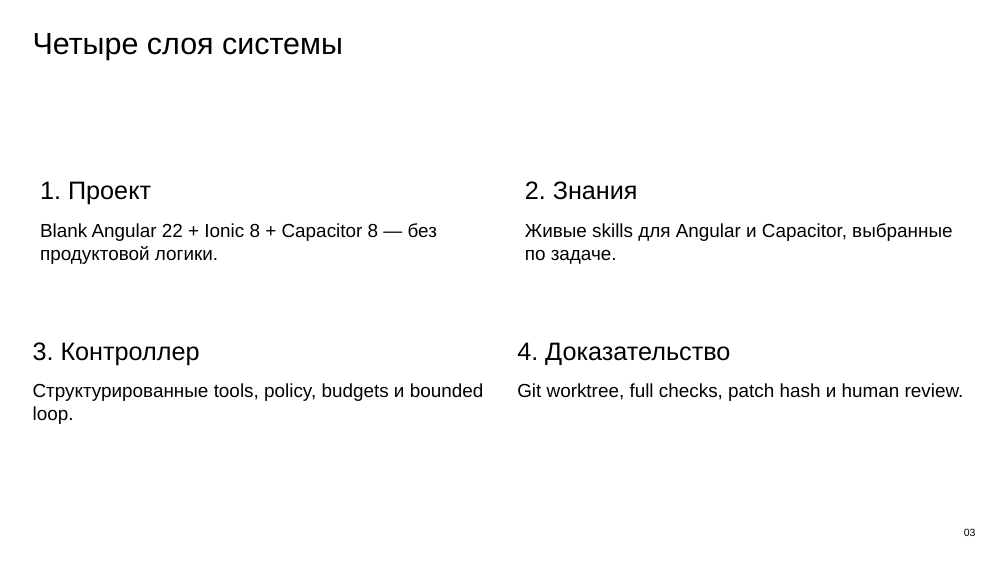
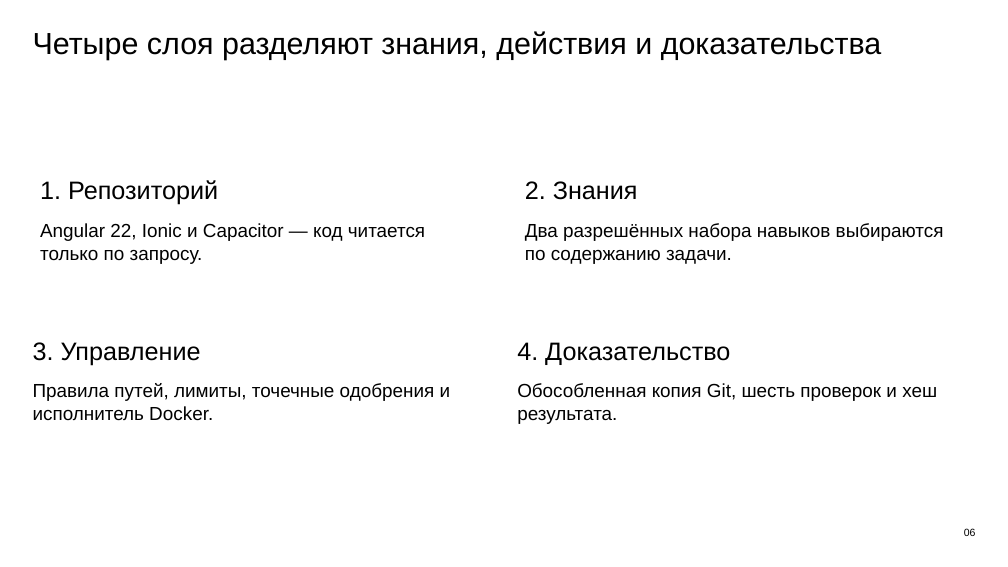
Before and after one commit to Vlodzimej/iona, a slide deck: slide 6 of docs/presentation/ionic-llm-harness-overview.pptx (slide 3 before the commit). Drawn at 1008x567 pixels with LibreOffice and Linux fonts; fonts in the diff are those of the drawing. Boxes give left, top, right and bottom in pixels: in the first picture for what was removed or moved away, otherwise in the second. Text is boxed around its words. In the diff, an @@ line names an element or a change of style, - is before the commit and + after.

```diff
--- a/docs/presentation/ionic-llm-harness-overview.pptx
+++ b/docs/presentation/ionic-llm-harness-overview.pptx
@@ text at (x1=33, y1=31, x2=882, y2=60): text changed @@
-Четыре слоя системы
+Четыре слоя разделяют знания, действия и доказательства
@@ text at (x1=40, y1=180, x2=425, y2=264): text changed @@
-1. Проект
-Blank Angular 22 + Ionic 8 + Capacitor 8 — без продуктовой логики.
+1. Репозиторий
+Angular 22, Ionic и Capacitor — код читается только по запросу.
@@ text at (x1=525, y1=223, x2=944, y2=264): text changed @@
-Живые skills для Angular и Capacitor, выбранные по задаче.
+Два разрешённых набора навыков выбираются по содержанию задачи.
@@ text at (x1=33, y1=342, x2=451, y2=421): text changed @@
-3. Контроллер
-Структурированные tools, policy, budgets и bounded loop.
+3. Управление
+Правила путей, лимиты, точечные одобрения и исполнитель Docker.
@@ text at (x1=517, y1=383, x2=937, y2=424): text changed @@
-Git worktree, full checks, patch hash и human review.
+Обособленная копия Git, шесть проверок и хеш результата.
@@ text at (x1=964, y1=528, x2=976, y2=536): text changed @@
-03
+06
```
Also in this commit, not shown: 1 other slide changed, 13 slides added, 7 slides removed, 8 other files.
